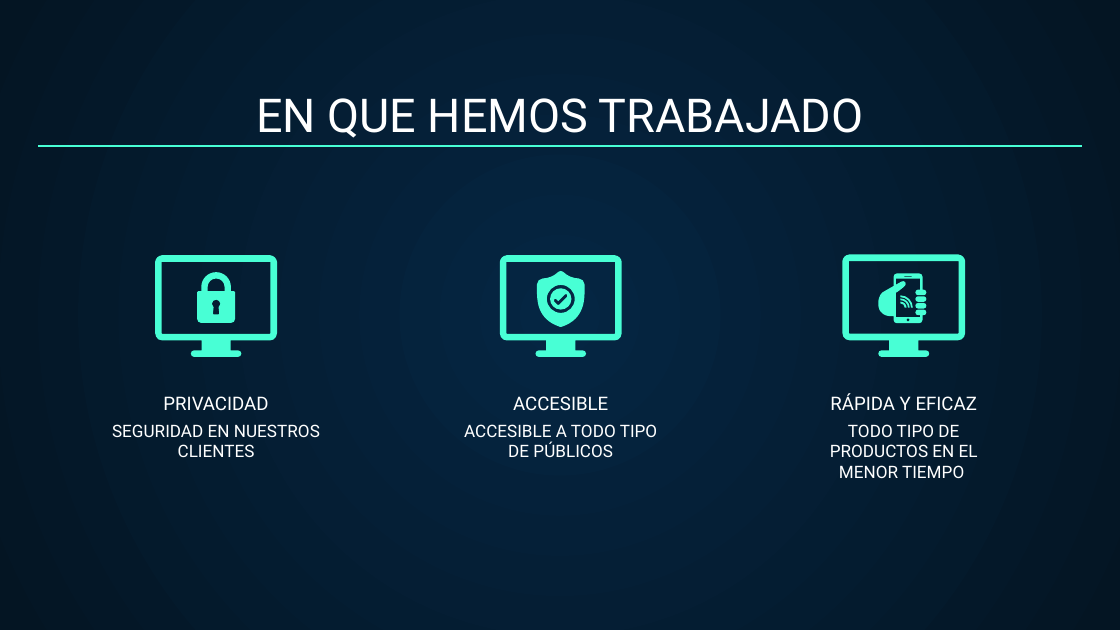
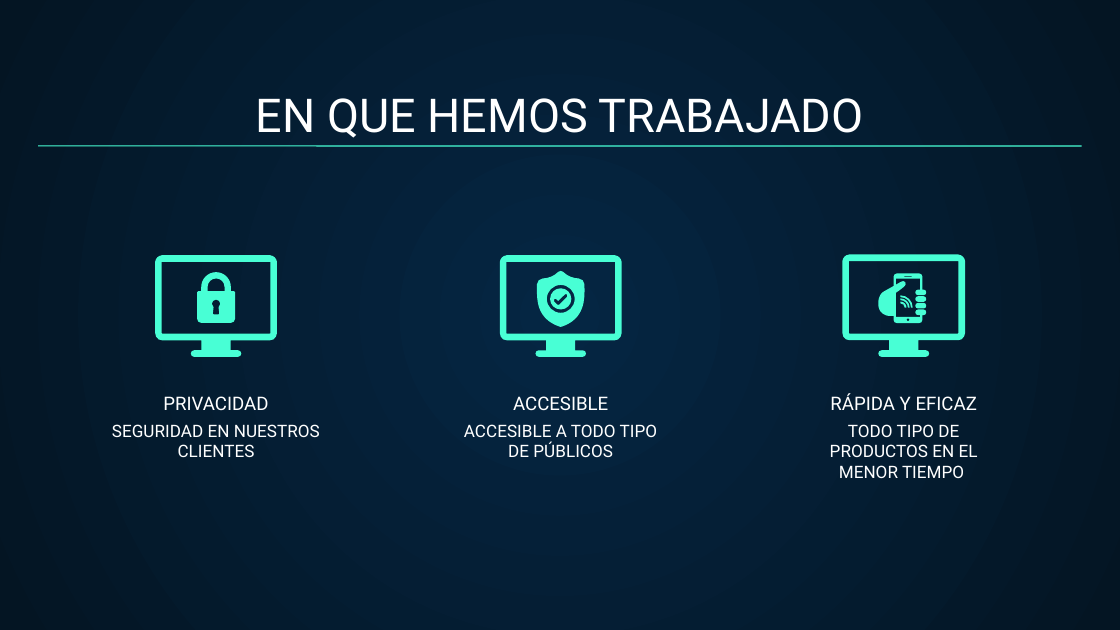
Before and after one commit to Jkinjt/Proyecto, a slide deck: slide 4 of Presentacion.pptx. Drawn at 1120x630 pixels with LibreOffice and Linux fonts; fonts in the diff are those of the drawing. Boxes give left, top, right and bottom in pixels: in the first picture for what was removed or moved away, otherwise in the second. Text is boxed around its words. In the diff, an @@ line names an element or a change of style, - is before the commit and + after.

```diff
--- a/Presentacion.pptx
+++ b/Presentacion.pptx
@@ line removed from (38, 146) to (1082, 146) @@
@@ freeform shape added at <box>38,146,1082,146</box>, outline #48FFD5 0.75 pt @@
```
Also in this commit, not shown: 11 other slides changed, 1 other file.
